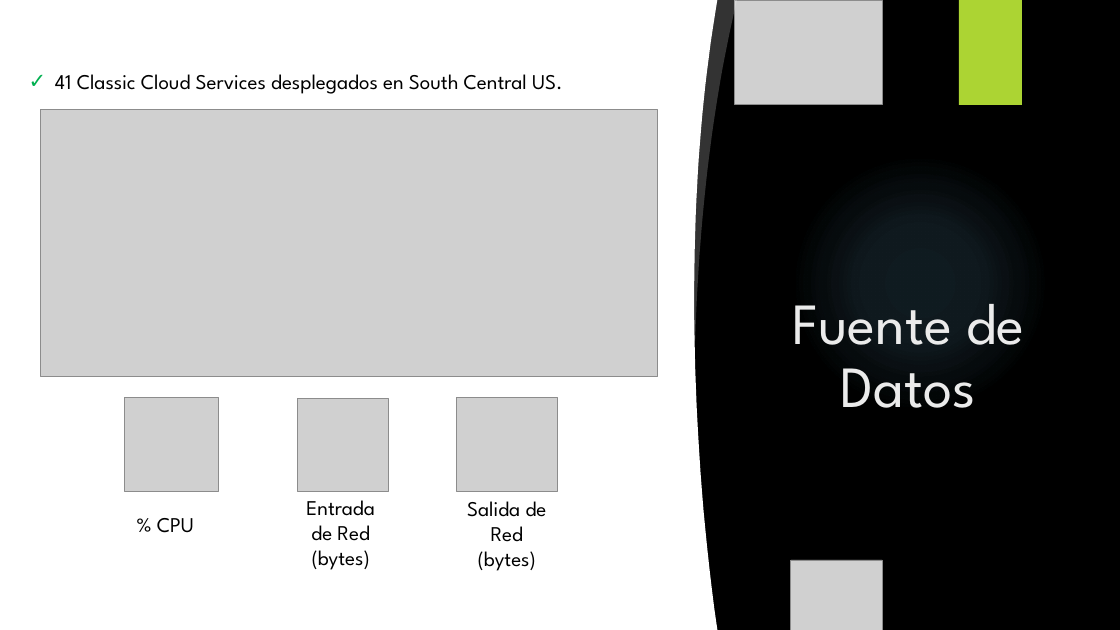
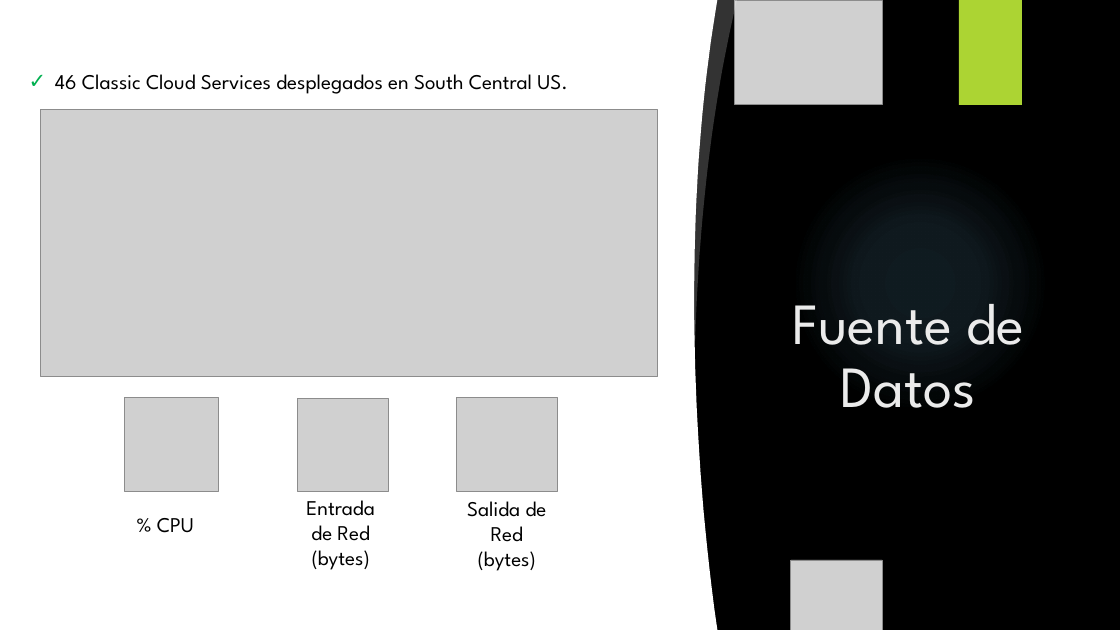
Before and after one commit to JuanLombana/MachineLearning, a slide deck: slide 3 of CloudLocation/CloudLocation-Presentacion.pptx. Drawn at 1120x630 pixels with LibreOffice and Linux fonts; fonts in the diff are those of the drawing; grey boxes stand for pictures; background and template pictures are left out. Boxes give left, top, right and bottom in pixels: in the first picture for what was removed or moved away, otherwise in the second. Text is boxed around its words. In the diff, an @@ line names an element or a change of style, - is before the commit and + after.

```diff
--- a/CloudLocation/CloudLocation-Presentacion.pptx
+++ b/CloudLocation/CloudLocation-Presentacion.pptx
@@ text at [55,74,568,94]: text changed @@
-✓ 41 Classic Cloud Services desplegados en South Central US.
+✓ 46 Classic Cloud Services desplegados en South Central US.
```
Also in this commit, not shown: 2 other slides changed, 1 other file.
